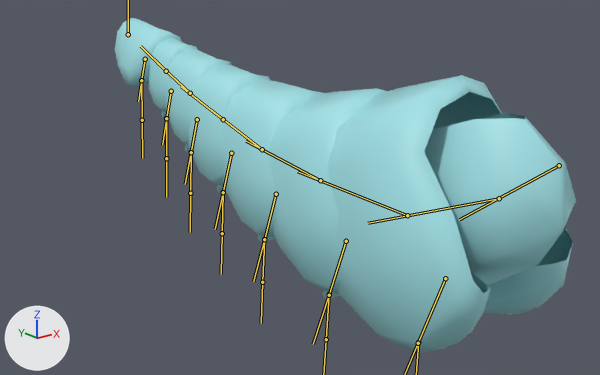
A saved change to the FBX model Assets/Models/Kester's Placeholders/New Imports/Cherry/Cherry_Exported_Tail.fbx.
Before and after are seen from a 50 mm lens placed at (-1.078, -0.711, 0.349), pointed at (-0.007, 0.628, -0.187). The lights are fixed; the arrows at lower left show +X, +Y and +Z. Both versions are drawn at frame 1 of the action 'Ch.Node_fan|Cherry_Fan.Breeding - Female'; the numbers are the values there. The bones that bend it are drawn over the model as lines.

In view in the first picture: 'Ch.Tail_end_low', 'Ch.Tail_low.001', 'Ch.Tail_low.002', 'Ch.Tail_low.003', 'Ch.Tail_low.004', 'Ch.Tail_low.005', 'Ch.Tail_low.006', 'Ch.guts_low', 'Ch.swimeret_low.001', 'Ch.swimeret_low.002', 'Ch.swimeret_low.003', 'Ch.swimeret_low.004', 'Ch.swimeret_low.005'.
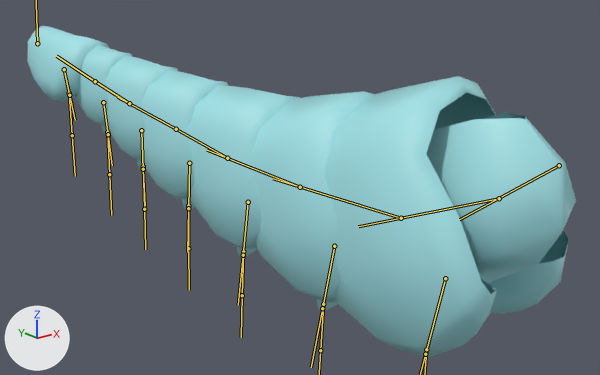
The change in detail:
Bone 'Tail.002' (bone_tail_002) turns from (2, 0, 0) to (2, -2, 5) degrees about its own x, y and z.
Bone 'Tail.003' (bone_tail_003) turns from (1, 0, 0) to (1, -1, 4) degrees about its own x, y and z.
Bone 'Tail.004' (bone_tail_004) turns from (1, 0, 0) to (1, -1, 3) degrees about its own x, y and z.
Bone 'Tail.005' (bone_tail_005) turns from (0, 0, 0) to (0, 0, 2) degrees about its own x, y and z.
Bone 'Tail.006' (bone_tail_006) turns from (0, 0, 0) to (0, 0, 1) degrees about its own x, y and z.
Bone 'Tail.007' (bone_tail_007) turns from (0, 0, 0) to (0, 0, 1) degrees about its own x, y and z.
Bone 'Swimeret.006' (bone_swimeret_006) turns from (1, 0, 0) to (-23, -1, -4) degrees about its own x, y and z.
Bone 'Swimeret.005' (bone_swimeret_005) turns from (1, 0, 0) to (-18, -1, -3) degrees about its own x, y and z.
Bone 'Swimeret.004' (bone_swimeret_004) turns from (1, 0, 0) to (-15, 0, -2) degrees about its own x, y and z.
Bone 'Swimeret.003' (bone_swimeret_003) turns from (1, 0, 0) to (-12, 0, -1) degrees about its own x, y and z.
Bone 'Swimeret.002' (bone_swimeret_002) turns from (2, 0, 0) to (-10, 0, 1) degrees about its own x, y and z.
Bone 'Swimeret.001' (bone_swimeret_001) turns from (3, 0, 0) to (-7, 0, 3) degrees about its own x, y and z.
Bone 'Swimeret' (bone_swimeret) turns from (5, 0, 0) to (-5, 0, 4) degrees about its own x, y and z.
Bone 'Tail.end.IK' (bone_tail_end_ik) moves from (0.0, 0.08, 0.0) to (-0.27, 0.084, 0.033).

Location of each change, (x1, y1, x2, y2) in pixels of the pictures (600 x 375 px):
'Ch.Tail_low.001', posed: before (327, 75, 573, 353); after (324, 76, 569, 356)
'Ch.guts_low', posed: before (424, 113, 576, 284); after (426, 112, 576, 283)
'Ch.Tail_low.002', posed: before (268, 88, 387, 295); after (249, 91, 375, 303)
'Ch.Tail_low.003', posed (12% wider): before (222, 78, 323, 237); after (187, 84, 300, 249)
'Ch.Tail_low.004', posed (7% wider): before (188, 62, 270, 186); after (140, 70, 228, 199)
'Ch.Tail_low.005', posed (12% wider, 6% taller): before (166, 47, 231, 145); after (105, 55, 178, 159)
'Ch.Tail_end_low', posed (22% wider, 9% taller): before (115, 18, 182, 87); after (27, 26, 109, 101)
'Ch.Tail_low.006', posed (10% wider, 7% taller): before (147, 37, 198, 112); after (76, 45, 132, 125)
'Ch.swimeret_low.001', posed: before (323, 290, 340, 299); after (317, 299, 338, 311)
'Ch.swimeret_low.002', posed: before (258, 234, 275, 242); after (237, 247, 257, 257)
'Ch.swimeret_low.003', posed: before (217, 185, 227, 194); after (182, 199, 195, 210)
'Ch.swimeret_low.005', posed: before (162, 111, 169, 120); after (101, 125, 111, 135)
'Ch.swimeret_low.004', posed: before (185, 145, 191, 154); after (137, 159, 146, 170)
'Ch.swimeret_low', posed (not visible before): after (421, 352, 442, 358)
bone 'Tail.002', root to tip: before (499, 198) to (368, 223); after (499, 198) to (358, 226)
bone 'Tail.003', root to tip: before (407, 215) to (297, 171); after (401, 218) to (273, 178)
bone 'Tail.004', root to tip: before (320, 180) to (246, 141); after (300, 187) to (207, 150)
bone 'Tail.005', root to tip: before (262, 149) to (210, 109); after (227, 158) to (159, 119)
bone 'Tail.006', root to tip: before (223, 119) to (181, 86); after (176, 129) to (117, 97)
bone 'Tail.007', root to tip: before (190, 93) to (157, 63); after (129, 103) to (82, 73)
bone 'Swimeret.006', root to tip: before (145, 59) to (141, 80); after (64, 69) to (69, 95)
bone 'Swimeret.005', root to tip: before (171, 91) to (166, 118); after (103, 102) to (108, 134)
bone 'Swimeret.004', root to tip: before (197, 119) to (191, 152); after (141, 130) to (143, 169)
bone 'Swimeret.003', root to tip: before (231, 153) to (223, 192); after (189, 163) to (188, 208)
bone 'Swimeret.002', root to tip: before (276, 194) to (264, 239); after (248, 202) to (243, 255)
bone 'Swimeret.001', root to tip: before (346, 241) to (329, 295); after (334, 246) to (322, 308)
bone 'Swimeret', root to tip: before (445, 278) to (418, 343); after (445, 278) to (425, 354)
